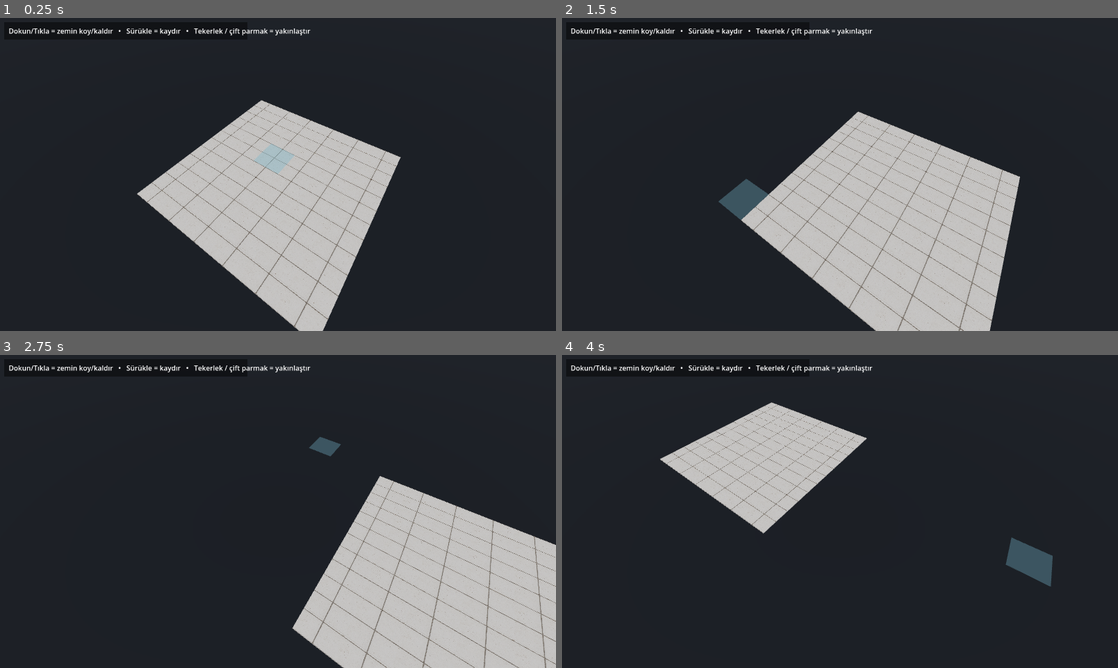
Above: before the commit, frames 1-4 (two rows, left to right).
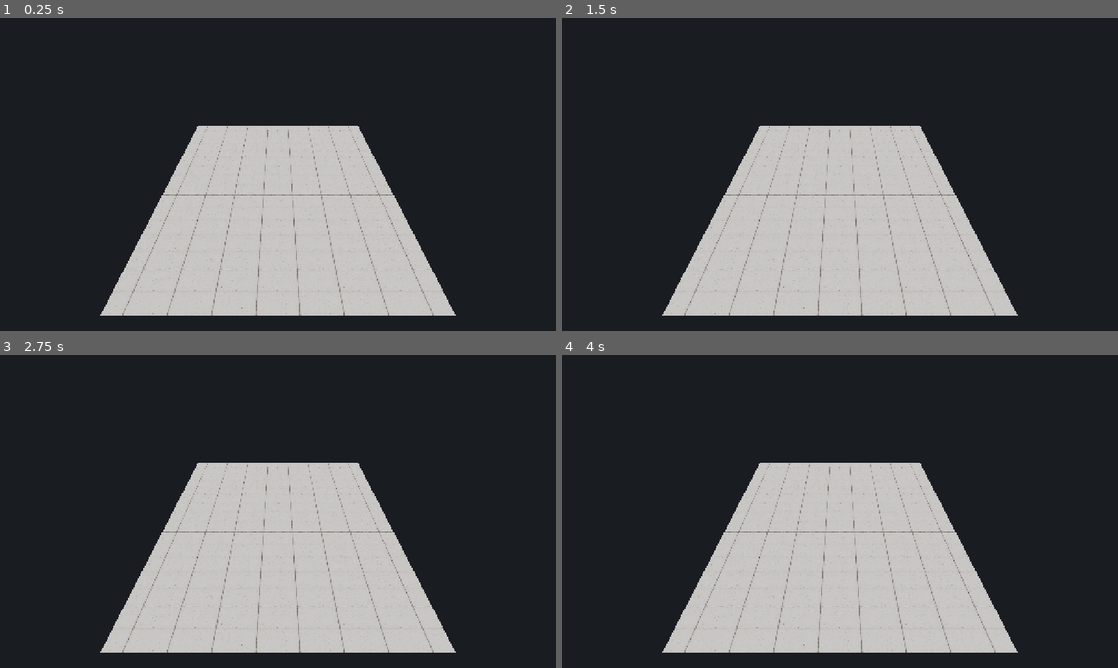
Above: after the commit, the same moments.

Repository: mehmetdem2005/Backrooms
Game: Godot game, scene res://Map.tscn
The game is run twice, just before and just after one commit, with the same random seed, the same clock (stepped at 60 frames per second) and the same inputs. Before the commit the project starts from res://scenes/Builder.tscn.
Inputs (mouse positions are in pixels of both pictures, inside the frame that each line leads up to):
- Up to frame 1 (0.25 s): no input
- Up to frame 2 (1.5 s): tap Enter at 0.5 s; move the mouse to (962, 158) at 0.52 s; click (962, 158) at 0.67 s; tap Space at 1.25 s; drag from (728, 190) to (812, 237) at 1.27 s
- Up to frame 3 (2.75 s): tap Enter at 2 s; move the mouse to (333, 442) at 2.02 s; click (333, 442) at 2.17 s
- Up to frame 4 (4 s): tap Space at 2.75 s; drag from (812, 574) to (673, 464) at 2.77 s; tap Enter at 3.5 s; move the mouse to (1006, 558) at 3.52 s; click (1006, 558) at 3.67 s

The runs differ from the first frame. In frame 1, 15% of the frame differs, in the area x 1-82%, y 3-100%; in frame 2, 16%; in frame 3, 35%, in the area x 1-100%, y 3-100%; in frame 4, 33%.

Commit message:
FloorBuilder: GridMap placement system (floor MeshLibrary + Map.tscn for editor painting) + full-res user normal map; APK build removed (user builds map in Godot editor)
https://claude.ai/code/session_01NRpMnaAWyeW9sMqBjCT8aX

Diff:
--- /dev/null
+++ b/FloorBuilder/Map.tscn
@@ -0,0 +1,57 @@
+[gd_scene format=3]
+
+[ext_resource type="Texture2D" path="res://textures/floor_albedo.png" id="1_7if1s"]
+[ext_resource type="Texture2D" path="res://textures/floor_ao.png" id="2_v6avs"]
+[ext_resource type="Texture2D" path="res://textures/floor_normal.png" id="3_8qak7"]
+[ext_resource type="Texture2D" path="res://textures/floor_rough.png" id="4_0f2yp"]
+
+[sub_resource type="StandardMaterial3D" id="StandardMaterial3D_by2kx"]
+albedo_texture = ExtResource("1_7if1s")
+roughness_texture = ExtResource("4_0f2yp")
+normal_enabled = true
+normal_texture = ExtResource("3_8qak7")
+ao_enabled = true
+ao_texture = ExtResource("2_v6avs")
+
+[sub_resource type="BoxMesh" id="BoxMesh_60xiu"]
+material = SubResource("StandardMaterial3D_by2kx")
+size = Vector3(4, 0.12, 4)
+
+[sub_resource type="BoxShape3D" id="BoxShape3D_l4cca"]
+size = Vector3(4, 0.12, 4)
+
+[sub_resource type="MeshLibrary" id="MeshLibrary_vm4q1"]
+item/0/name = "Floor"
+item/0/mesh = SubResource("BoxMesh_60xiu")
+item/0/mesh_transform = Transform3D(1, 0, 0, 0, 1, 0, 0, 0, 1, 0, -0.06, 0)
+item/0/mesh_cast_shadow = 1
+item/0/shapes = [SubResource("BoxShape3D_l4cca"), Transform3D(1, 0, 0, 0, 1, 0, 0, 0, 1, 0, -0.06, 0)]
+item/0/navigation_mesh_transform = Transform3D(1, 0, 0, 0, 1, 0, 0, 0, 1, 0, 0, 0)
+item/0/navigation_layers = 1
+
+[sub_resource type="Environment" id="Environment_ud676"]
+background_mode = 1
+background_color = Color(0.1, 0.11, 0.13, 1)
+ambient_light_source = 2
+ambient_light_color = Color(0.92, 0.93, 0.95, 1)
+tonemap_mode = 4
+
+[node name="Map" type="Node3D" unique_id=19472921]
+
+[node name="GridMap" type="GridMap" parent="." unique_id=1317258180]
+mesh_library = SubResource("MeshLibrary_vm4q1")
+cell_size = Vector3(4, 2, 4)
+cell_center_y = false
+data = {
+"cells": PackedInt32Array(0, 0, 0, 0, 1, 0, 0, 2, 0, 0, 3, 0, 0, 4, 0, 0, 5, 0, 0, 6, 0, 0, 7, 0, 1, 0, 0, 1, 1, 0, 1, 2, 0, 1, 3, 0, 1, 4, 0, 1, 5, 0, 1, 6, 0, 1, 7, 0, 2, 0, 0, 2, 1, 0, 2, 2, 0, 2, 3, 0, 2, 4, 0, 2, 5, 0, 2, 6, 0, 2, 7, 0, 3, 0, 0, 3, 1, 0, 3, 2, 0, 3, 3, 0, 3, 4, 0, 3, 5, 0, 3, 6, 0, 3, 7, 0, 4, 0, 0, 4, 1, 0, 4, 2, 0, 4, 3, 0, 4, 4, 0, 4, 5, 0, 4, 6, 0, 4, 7, 0, 5, 0, 0, 5, 1, 0, 5, 2, 0, 5, 3, 0, 5, 4, 0, 5, 5, 0, 5, 6, 0, 5, 7, 0, 6, 0, 0, 6, 1, 0, 6, 2, 0, 6, 3, 0, 6, 4, 0, 6, 5, 0, 6, 6, 0, 6, 7, 0, 7, 0, 0, 7, 1, 0, 7, 2, 0, 7, 3, 0, 7, 4, 0, 7, 5, 0, 7, 6, 0, 7, 7, 0)
+}
+
+[node name="Camera3D" type="Camera3D" parent="." unique_id=165321341]
+transform = Transform3D(1, 0, 0, 0, 0.70710677, 0.70710677, 0, -0.70710677, 0.70710677, 16, 22, 36)
+
+[node name="Sun" type="DirectionalLight3D" parent="." unique_id=806211808]
+transform = Transform3D(0.81915206, -0.46984634, 0.32898995, 0, 0.57357645, 0.81915206, -0.57357645, -0.6710101, 0.46984634, 0, 0, 0)
+light_energy = 0.8
+
+[node name="WorldEnvironment" type="WorldEnvironment" parent="." unique_id=762795680]
+environment = SubResource("Environment_ud676")
--- /dev/null
+++ b/FloorBuilder/build_kit.gd
@@ -0,0 +1,54 @@
+extends SceneTree
+func _init() -> void:
+    var mat := StandardMaterial3D.new()
+    mat.albedo_texture = load("res://textures/floor_albedo.png")
+    mat.roughness_texture = load("res://textures/floor_rough.png")
+    mat.ao_enabled = true
+    mat.ao_texture = load("res://textures/floor_ao.png")
+    mat.normal_enabled = true
+    mat.normal_texture = load("res://textures/floor_normal.png")
+    mat.roughness = 1.0
+    var bm := BoxMesh.new()
+    bm.size = Vector3(4, 0.12, 4)
+    bm.material = mat
+    var ml := MeshLibrary.new()
+    ml.create_item(0)
+    ml.set_item_name(0, "Floor")
+    ml.set_item_mesh(0, bm)
+    ml.set_item_mesh_transform(0, Transform3D(Basis(), Vector3(0, -0.06, 0)))
+    var shp := BoxShape3D.new()
+    shp.size = Vector3(4, 0.12, 4)
+    ml.set_item_shapes(0, [shp, Transform3D(Basis(), Vector3(0, -0.06, 0))])
+    ResourceSaver.save(ml, "res://floor.meshlib.tres")
+
+    var root := Node3D.new(); root.name = "Map"
+    var gm := GridMap.new(); gm.name = "GridMap"
+    gm.mesh_library = ml
+    gm.cell_size = Vector3(4, 2, 4)
+    gm.cell_center_y = false
+    root.add_child(gm); gm.owner = root
+    for x in range(0, 8):
+        for z in range(0, 8):
+            gm.set_cell_item(Vector3i(x, 0, z), 0)
+    var cam := Camera3D.new(); cam.name = "Camera3D"
+    cam.transform = Transform3D(Basis(), Vector3(16, 22, 36)).looking_at(Vector3(16, 0, 14), Vector3.UP)
+    root.add_child(cam); cam.owner = root
+    var sun := DirectionalLight3D.new(); sun.name = "Sun"
+    sun.rotation = Vector3(deg_to_rad(-55), deg_to_rad(35), 0)
+    sun.light_energy = 0.8
+    root.add_child(sun); sun.owner = root
+    var we := WorldEnvironment.new(); we.name = "WorldEnvironment"
+    var env := Environment.new()
+    env.background_mode = Environment.BG_COLOR
+    env.background_color = Color(0.10, 0.11, 0.13)
+    env.ambient_light_source = Environment.AMBIENT_SOURCE_COLOR
+    env.ambient_light_color = Color(0.92, 0.93, 0.95)
+    env.ambient_light_energy = 1.0
+    env.tonemap_mode = Environment.TONE_MAPPER_AGX
+    we.environment = env
+    root.add_child(we); we.owner = root
+    var ps := PackedScene.new()
+    ps.pack(root)
+    ResourceSaver.save(ps, "res://Map.tscn")
+    print("KIT_BUILT meshlib+map ok")
+    quit()
--- /dev/null
+++ b/FloorBuilder/floor.meshlib.tres
@@ -0,0 +1,30 @@
+[gd_resource type="MeshLibrary" format=3]
+
+[ext_resource type="Texture2D" path="res://textures/floor_albedo.png" id="1_8w7sw"]
+[ext_resource type="Texture2D" path="res://textures/floor_ao.png" id="2_cjntu"]
+[ext_resource type="Texture2D" path="res://textures/floor_normal.png" id="3_mtkbx"]
+[ext_resource type="Texture2D" path="res://textures/floor_rough.png" id="4_j6ilf"]
+
+[sub_resource type="StandardMaterial3D" id="StandardMaterial3D_by2kx"]
+albedo_texture = ExtResource("1_8w7sw")
+roughness_texture = ExtResource("4_j6ilf")
+normal_enabled = true
+normal_texture = ExtResource("3_mtkbx")
+ao_enabled = true
+ao_texture = ExtResource("2_cjntu")
+
+[sub_resource type="BoxMesh" id="BoxMesh_60xiu"]
+material = SubResource("StandardMaterial3D_by2kx")
+size = Vector3(4, 0.12, 4)
+
+[sub_resource type="BoxShape3D" id="BoxShape3D_l4cca"]
+size = Vector3(4, 0.12, 4)
+
+[resource]
+item/0/name = "Floor"
+item/0/mesh = SubResource("BoxMesh_60xiu")
+item/0/mesh_transform = Transform3D(1, 0, 0, 0, 1, 0, 0, 0, 1, 0, -0.06, 0)
+item/0/mesh_cast_shadow = 1
+item/0/shapes = [SubResource("BoxShape3D_l4cca"), Transform3D(1, 0, 0, 0, 1, 0, 0, 0, 1, 0, -0.06, 0)]
+item/0/navigation_mesh_transform = Transform3D(1, 0, 0, 0, 1, 0, 0, 0, 1, 0, 0, 0)
+item/0/navigation_layers = 1
--- a/FloorBuilder/project.godot
+++ b/FloorBuilder/project.godot
@@ -2,19 +2,21 @@
 config_version=5
 
 [application]
-config/name="Backrooms Floor Builder"
-run/main_scene="res://scenes/Builder.tscn"
-config/features=PackedStringArray("4.6", "Forward Plus")
+config/name="Floor Builder"
+run/main_scene="res://Map.tscn"
+config/features=PackedStringArray("4.6", "Mobile")
 
 [display]
 window/size/viewport_width=1280
 window/size/viewport_height=720
 window/handheld/orientation=1
+window/stretch/mode="canvas_items"
 
 [input_devices]
 pointing/emulate_touch_from_mouse=true
 pointing/emulate_mouse_from_touch=true
 
 [rendering]
+renderer/rendering_method="mobile"
+renderer/rendering_method.mobile="mobile"
 textures/canvas_textures/default_texture_filter=1
-anti_aliasing/quality/msaa_3d=1
Not shown, added: FloorBuilder/build_kit.gd.uid
Binary file changed: FloorBuilder/textures/floor_normal.png
Not shown, changed: FloorBuilder.zip
Not shown, added: game_src/build_meshlib.gd.uid
